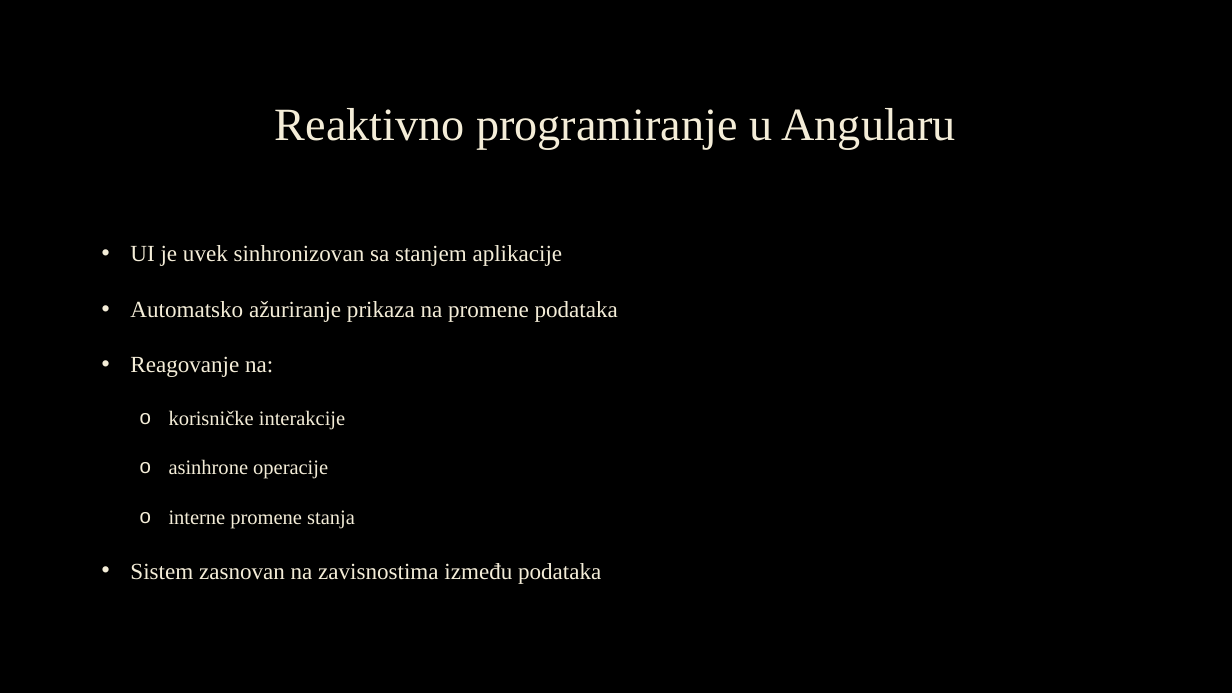
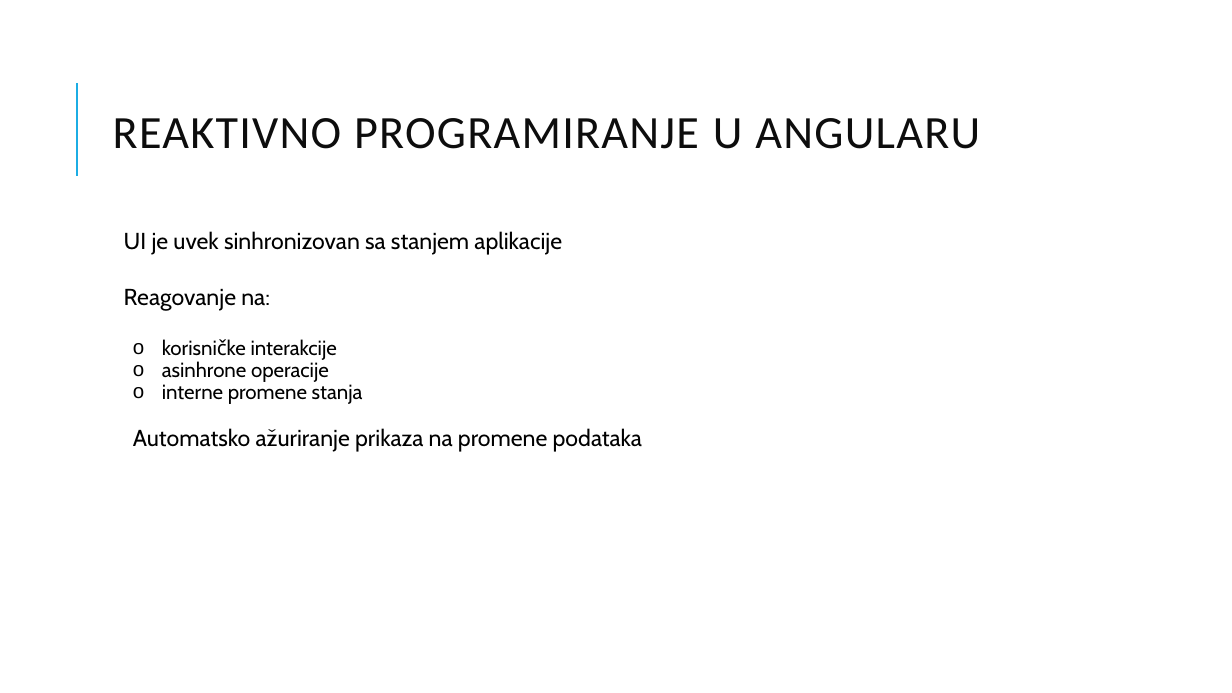
Before and after one commit to anitagolubovic/SignalsAndRxJs, a slide deck: slide 3 of Signali I RxJS.pptx. Drawn at 1232x693 pixels with LibreOffice and Linux fonts; fonts in the diff are those of the drawing; background and template pictures are left out. Boxes give left, top, right and bottom in pixels: in the first picture for what was removed or moved away, otherwise in the second. Text is boxed around its words. In the diff, an @@ line names an element or a change of style, - is before the commit and + after.

```diff
--- a/Signali I RxJS.pptx
+++ b/Signali I RxJS.pptx
@@ background picture (left out) to #FFFFFF @@
@@ line added from (77, 176) to (77, 83), #1CADE4 1.5 pt @@
@@ title at bbox=[113, 118, 980, 149]: text changed; font Times New Roman to Calibri; text colour #F4EDD8 to #0D0D0D @@
-Reaktivno programiranje u Angularu
+REAKTIVNO PROGRAMIRANJE U ANGULARU
@@ text "UI je uvek sinhronizovan sa ...": place and size @@
-text "UI je uvek sinhronizovan sa ..." at bbox=[130, 245, 618, 584]
+text "UI je uvek sinhronizovan sa ..." at bbox=[124, 231, 642, 452]
@@ text at bbox=[124, 231, 562, 404]: font Times New Roman to Cabin, text colour #F4EDD8 to #000000 in "UI je uvek sinhronizovan sa stanjem aplikacije", "Reagovanje na:", "korisničke interakcije", "asinhrone operacije" and 1 more places; bullet • to  ; line spacing 1 to 0.9 @@
@@ text at bbox=[130, 301, 618, 322]: paragraph removed @@
-• Automatsko ažuriranje prikaza na promene podataka
@@ text at bbox=[133, 428, 642, 452]: text changed; font Times New Roman to Cabin; text colour #F4EDD8 to #000000 @@
-• Sistem zasnovan na zavisnostima između podataka
+  Automatsko ažuriranje prikaza na promene podataka
```
Also in this commit, not shown: 15 other slides changed, 3 slides added, 1 slide removed, 2 other files.
